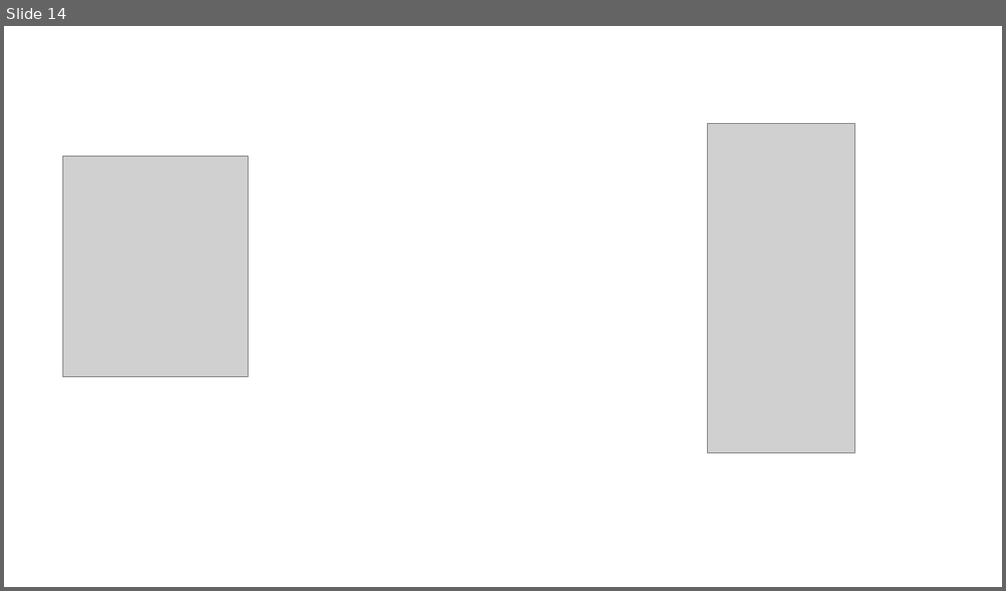
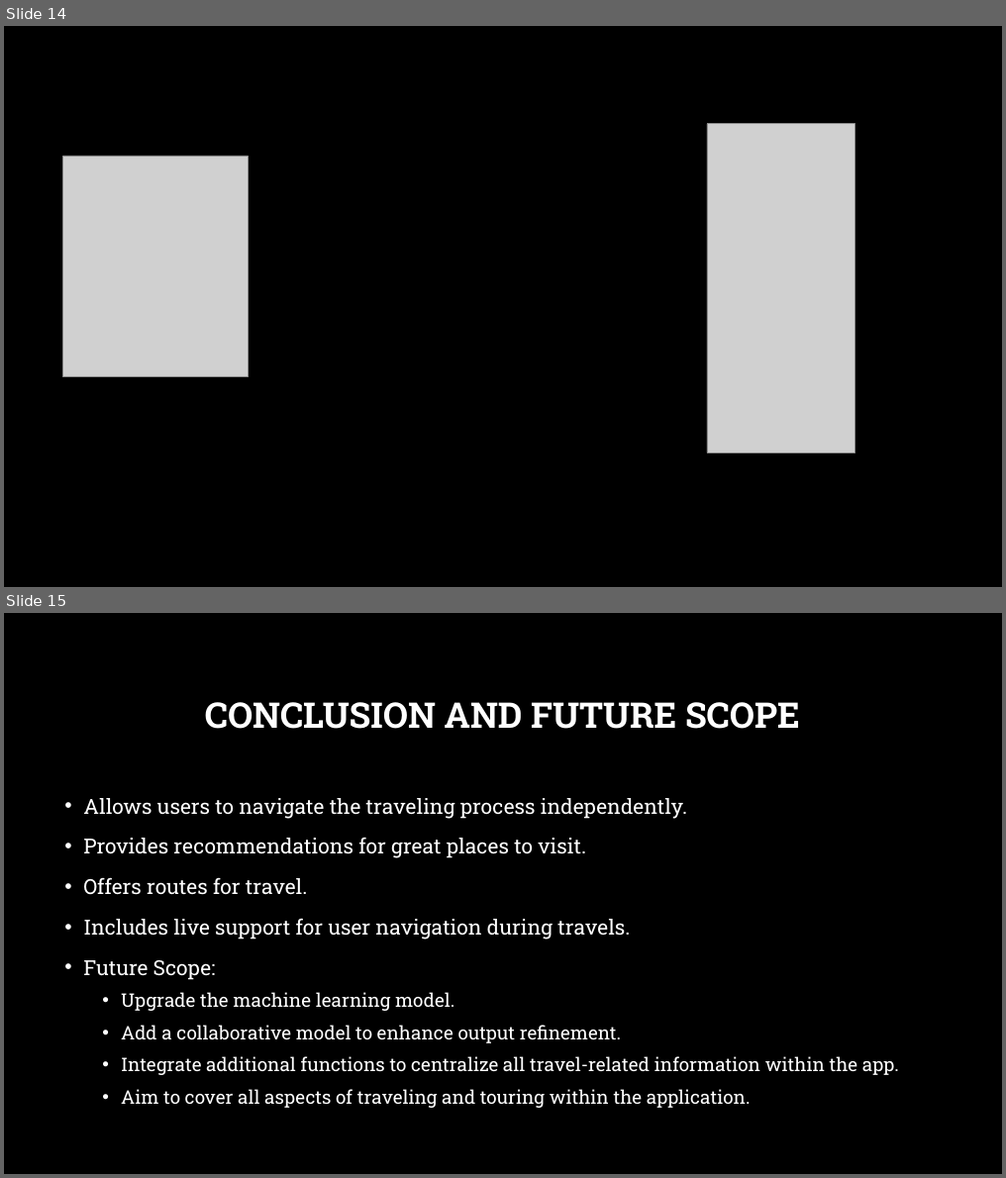
Before and after one commit to Dibya-Bharat/Major_project, a slide deck: Report/Tourism Recommendation Application.pptx. Shown one above the other, each under a label of ours: slide 14 before the commit, slides 14 and 15 after it. The pictures are 1006x591 and 1006x1178 pixels, drawn with LibreOffice and Linux fonts; fonts in the diff are those of the drawing; grey boxes stand for pictures; background and template pictures are left out. Boxes give left, top, right and bottom in pixels: in the first picture for what was removed or moved away, otherwise in the second. Text is boxed around its words. In the diff, an @@ line names an element or a change of style, - is before the commit and + after.

```diff
--- a/Report/Tourism Recommendation Application.pptx
+++ b/Report/Tourism Recommendation Application.pptx
@@ slide 15 added at box(4, 613, 1002, 1174), background picture (left out) @@
@@ title added at box(205, 702, 800, 729), 34 pt, text #FFFFFF, bold @@
+CONCLUSION AND FUTURE SCOPE
@@ text added at box(83, 798, 899, 1108), 18 pt, text #FFFFFF @@
+• Allows users to navigate the traveling process independently.
+• Provides recommendations for great places to visit.
+• Offers routes for travel.
+• Includes live support for user navigation during travels.
+• Future Scope:
+  • Upgrade the machine learning model.
+  • Add a collaborative model to enhance output refinement.
+  • Integrate additional functions to centralize all travel-related information within the app.
+  • Aim to cover all aspects of traveling and touring within the application.
@@ slide 14 changed as well @@
@@ background #FFFFFF to picture (left out) @@
```
Also in this commit, not shown: 13 other slides changed.
